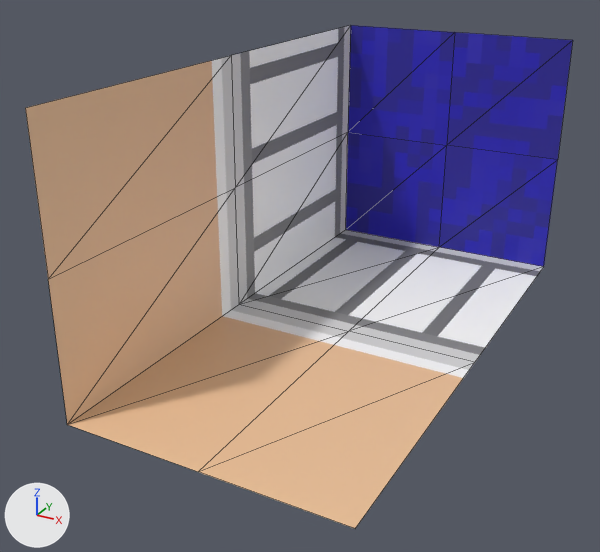
What one commit did to the glTF model House/Parts/Corner.gltf.
One viewpoint serves both versions: a 50 mm camera at (1.21, -3.59, 0.98) aimed at (-0.12, -1.18, -0.22). Every picture has the same lights, and +X, +Y and +Z are marked at lower left. Mesh edges are drawn as thin lines. Vertices at the same position are counted once.

The first picture shows 'Corner'.
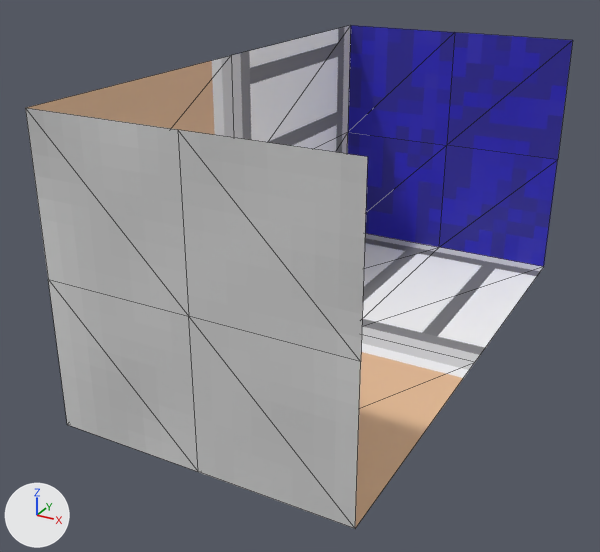
Location of each change, [x1, y1, x2, y2] in pixels of the pictures (600 x 552 px):
part 1 of me_mesh, added
    after: [25, 108, 368, 528]

What changed in the scene script:
```text
Add img_ceiling:
    img_ceiling = load_image('Ceiling', '_unpacked/Ceiling', 16, 16, 'sRGB')
Add mat_ceiling:
    mat_ceiling = principled_material('Ceiling')
    mat_ceiling.texture = img_ceiling
Change me_mesh:
    used by ob_corner; location = (0.0, 0.0, 0.0)
    verts and faces of me_mesh; kept vertices keep their numbers, new ones are numbered from 19
    before: 3 (-0.5, -2.0, -0.5) at pixel (67, 424), 4 (0.5, -2.0, -0.5) at pixel (355, 528), 5 (-0.5, -2.0, 0.5) at pixel (25, 107), 8 (-0.5, -2.0, 0.0) at pixel (48, 279), 9 (0.0, -2.0, -0.5) at pixel (198, 471)
    remove me_mesh.from_pydata(...)  # 19 vertices, 24 faces; spans x -0.5..0.5, y -2.0..0.0, z -0.5..0.5
    add me_mesh.from_pydata(...)  # 23 vertices, 32 faces; spans x -0.5..0.5, y -2.0..0.0, z -0.5..0.5
    me_mesh part 1
    add verts[19] = (0.5, -2.0, 0.5)  # pixel (367, 156)
    add verts[20] = (0.5, -2.0, 0.0)  # pixel (360, 361)
    add verts[21] = (0.0, -2.0, 0.5)  # pixel (177, 129)
    add verts[22] = (0.0, -2.0, 0.0)  # pixel (188, 316)
    add faces += [(4, 9, 22), (4, 22, 20), (3, 8, 9), (8, 22, 9), (5, 22, 8), (5, 21, 22)]  # mat_ceiling (picture img_ceiling)
    add faces += [(20, 22, 21), (19, 20, 21)]  # mat_ceiling (picture img_ceiling)
    add me_mesh.materials.append(mat_ceiling)  # picture img_ceiling
```
